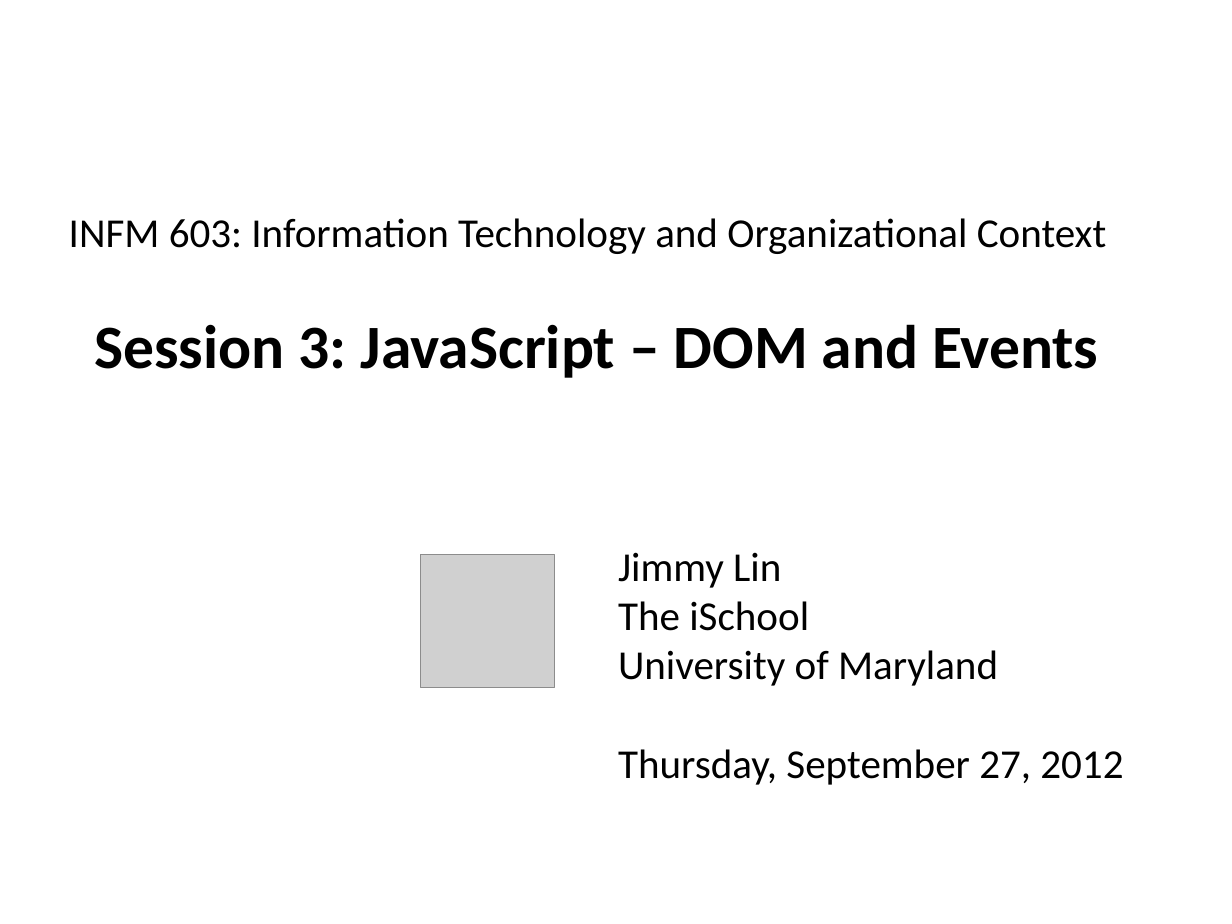
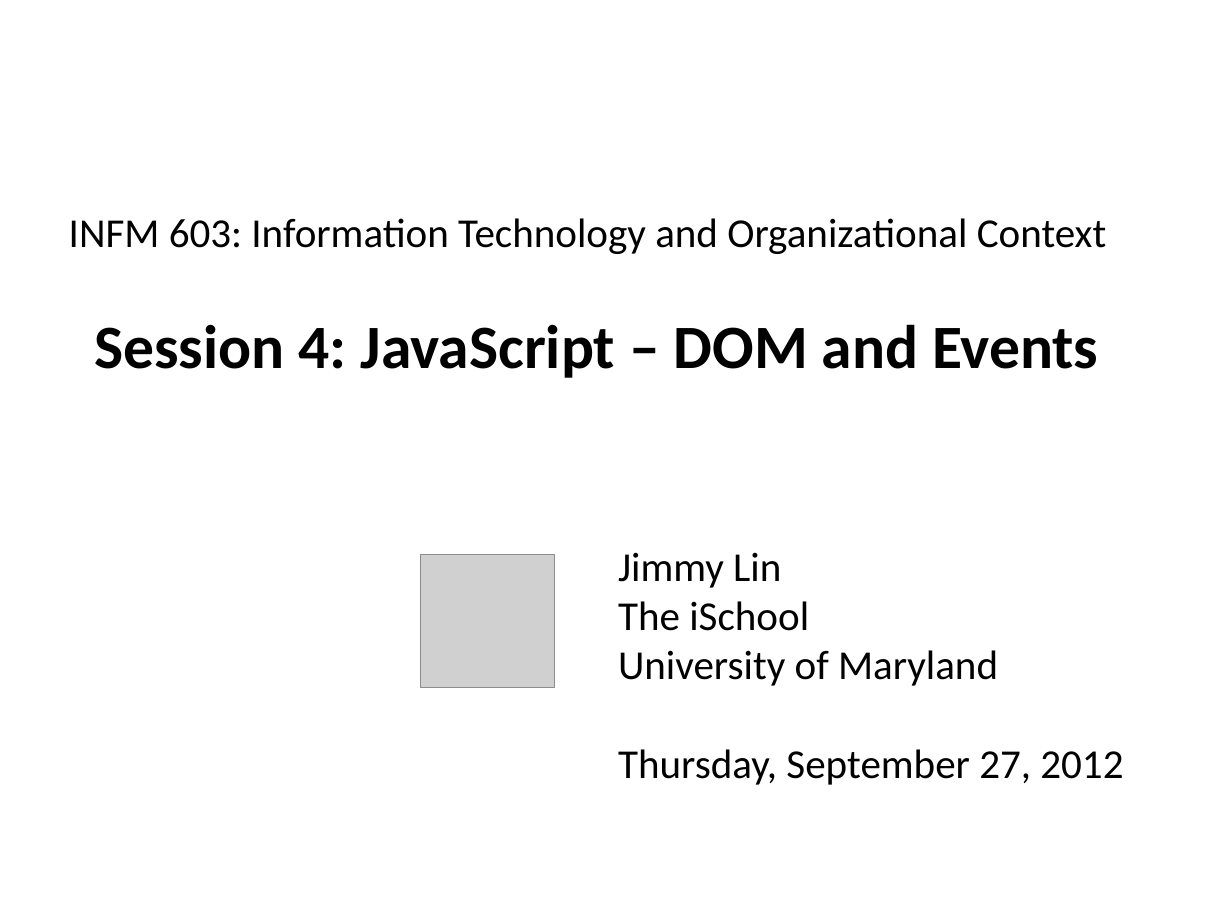
Before and after one commit to lintool/UMD-courses, a slide deck: slide 1 of slides/session04.pptx. Drawn at 1232x924 pixels with LibreOffice and Linux fonts; fonts in the diff are those of the drawing; grey boxes stand for pictures. Boxes give left, top, right and bottom in pixels: in the first picture for what was removed or moved away, otherwise in the second. Text is boxed around its words. In the diff, an @@ line names an element or a change of style, - is before the commit and + after.

Commit message:
Tweaked Session 4 slides.

```diff
--- a/slides/session04.pptx
+++ b/slides/session04.pptx
@@ text at [94, 324, 1098, 378]: text changed @@
-Session 3: JavaScript – DOM and Events
+Session 4: JavaScript – DOM and Events
```
Also in this commit, not shown: 1 other file.
